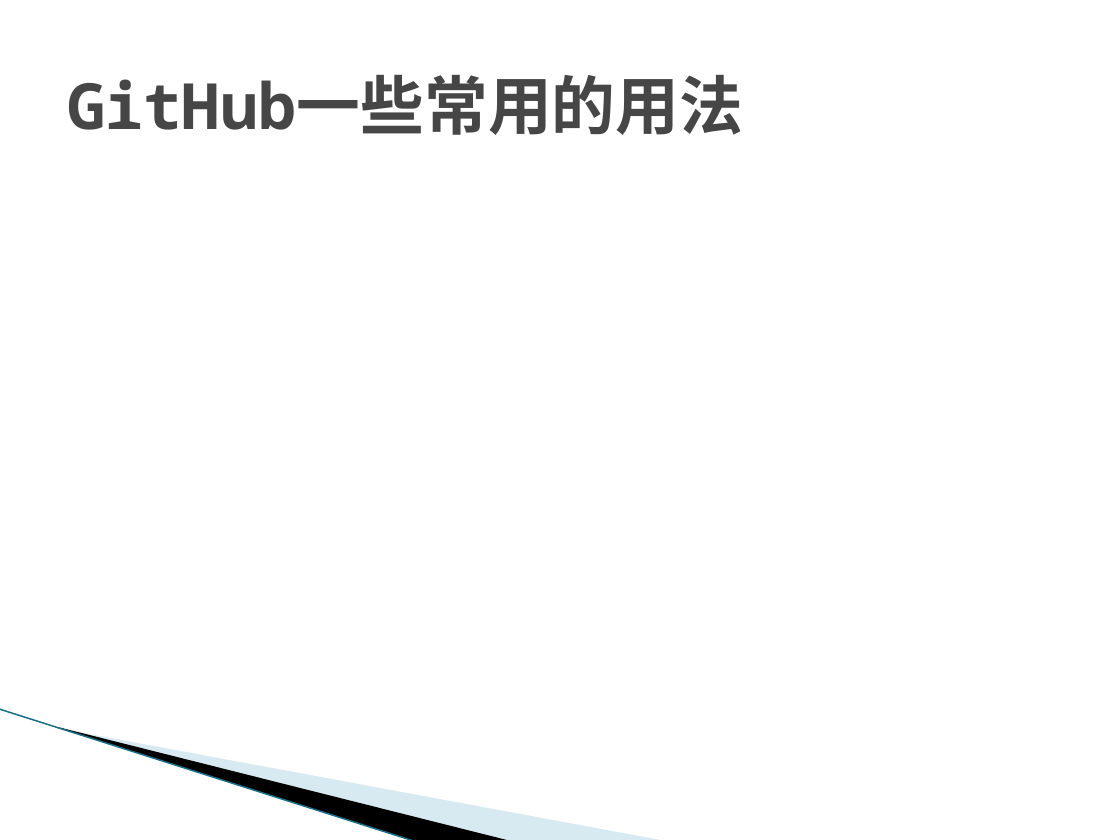
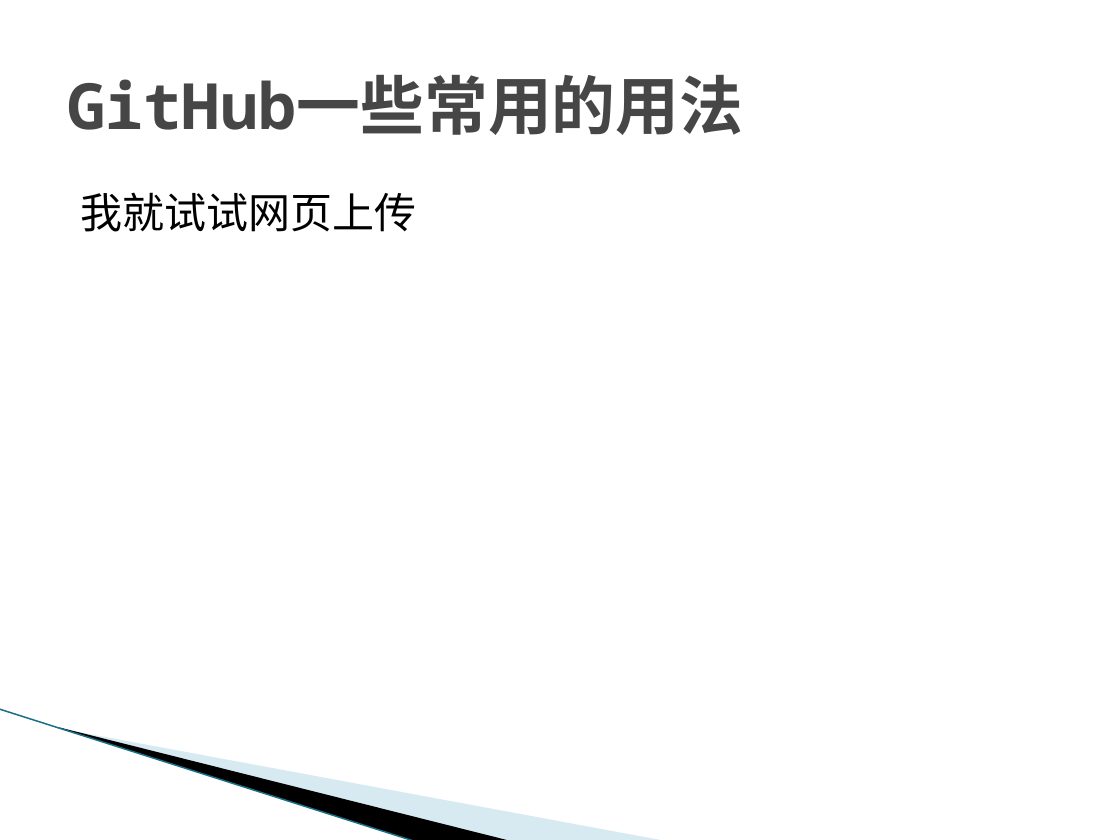
Before and after one commit to RxWylj/normal, a slide deck: slide 11 of branch.pptx. Drawn at 1120x840 pixels with LibreOffice and Linux fonts; fonts in the diff are those of the drawing; background and template pictures are left out. Boxes give left, top, right and bottom in pixels: in the first picture for what was removed or moved away, otherwise in the second. Text is boxed around its words. In the diff, an @@ line names an element or a change of style, - is before the commit and + after.

Commit message:
我就试试网页上传
我就试试网页上传

```diff
--- a/branch.pptx
+++ b/branch.pptx
@@ text added at box(80, 192, 416, 232), 27 pt, text #000000 @@
+我就试试网页上传
```
